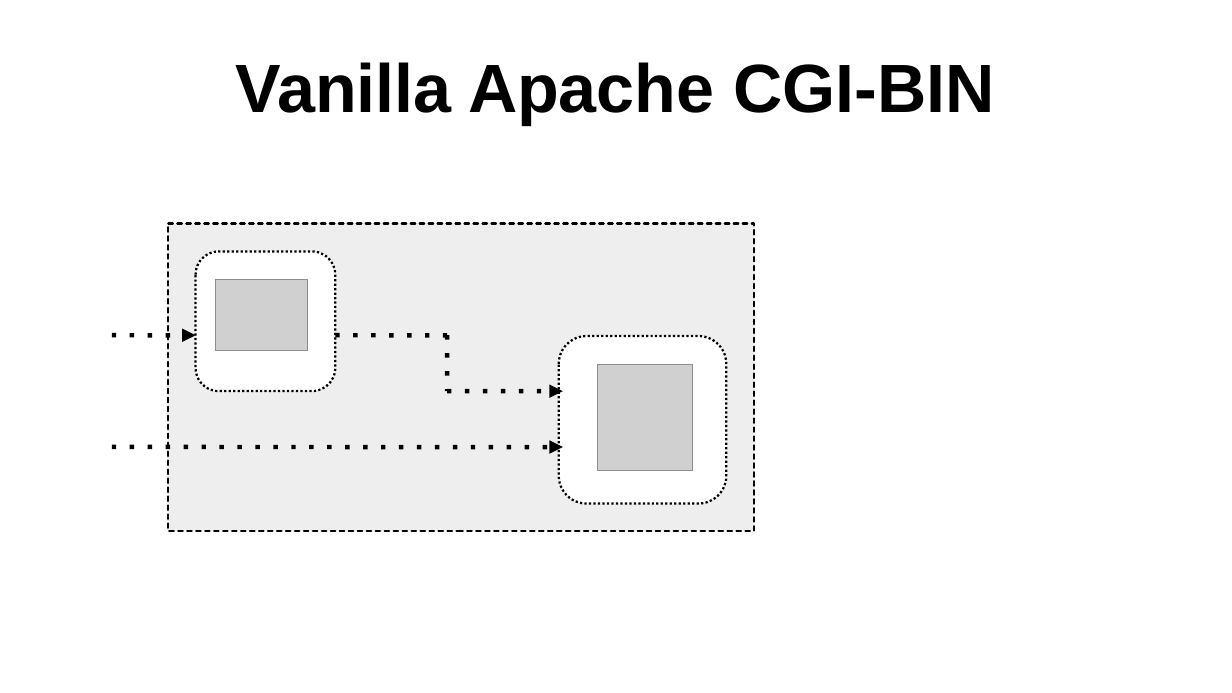
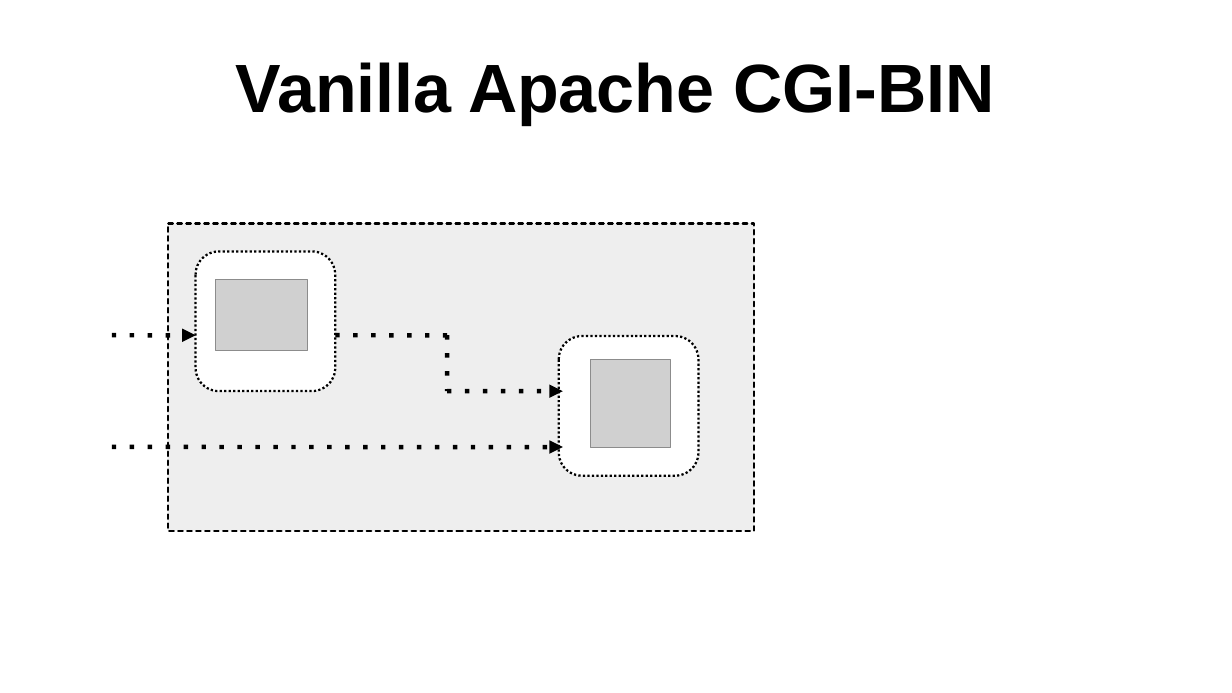
Before and after one commit to sergueik/springboot_study, a slide deck: slide 1 of basic-perl-cgi-java/Java Perl CGI-BIN Proxy.odp. Drawn at 1232x693 pixels with LibreOffice and Linux fonts; fonts in the diff are those of the drawing; grey boxes stand for pictures. Boxes give left, top, right and bottom in pixels: in the first picture for what was removed or moved away, otherwise in the second. Text is boxed around its words. In the diff, an @@ line names an element or a change of style, - is before the commit and + after.

Commit message:
added slides

```diff
--- a/basic-perl-cgi-java/Java Perl CGI-BIN Proxy.odp
+++ b/basic-perl-cgi-java/Java Perl CGI-BIN Proxy.odp
@@ rounded rectangle: place and size @@
-rounded rectangle at [559, 337, 727, 504]
+rounded rectangle at [559, 337, 699, 476]
@@ picture: place and size @@
-picture at [597, 364, 693, 470]
+picture at [591, 360, 671, 448]
```
Also in this commit, not shown: 2 other slides changed, 2 other files.
